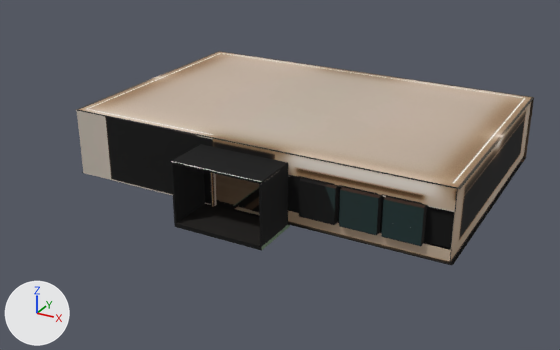
Before and after pictures for a commit that changed the glTF model public/models/hall-baked-mobile.glb.
The view is the same before and after, from a 50 mm lens placed at (20.9, -42.0, 19.8), pointed at (0.4, -4.7, 1.2). Every picture has the same lights, and +X, +Y and +Z are marked at lower left. The older version comes first. Where no turn or scale is listed for an object, it has been applied to the vertices. Vertices at exactly the same position are counted once.

In view in the first picture: 'baked-ceiling', 'baked-details', 'baked-floor', 'baked-walls'.
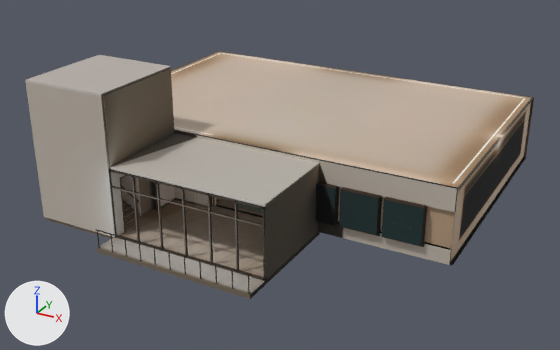
Where the newer file only moved an object's origin or applied its transform, the numbers keep the older frame.

Pixel boxes (x1, y1, x2, y2) of what changed, in the pictures (560 x 350 px; the box of a moved part takes in the faces that stretch with it):
'baked-foyer', added: after (25, 55, 319, 299)
'baked-floor', reshaped, surface changed: before (82, 158, 525, 265); after (121, 158, 525, 284)
part 1 of me_ceiling, deleted: before (171, 144, 288, 184)
part 2 of me_floor, moved or reshaped: before (174, 204, 290, 251); after (121, 200, 320, 284)
part 3 of me_floor, surface changed: before (82, 158, 525, 265); after (121, 158, 525, 284)
part 4 of me_wall_back, deleted: before (259, 165, 288, 247)
part 5 of me_wall_back, deleted: before (171, 164, 205, 223)
part 6 of me_wall_back, surface changed: before (81, 111, 457, 265); after (174, 130, 457, 265)

What the commit changed:
Picture 'lm-foyer' (img_lm_foyer) is new.
Material 'baked-foyer' (mat_baked_foyer) is new.
Its texture is img_lm_foyer.
Its roughness is 1.0.
me_ceiling is used by ob_baked_ceiling; location (0.0, -1.45, 3.9).
me_ceiling had 37 vertices, 32 faces and spanned x -12.1..12.1, y -9.6..9.6, z -0.3..0.3.
me_ceiling now has 29 vertices, 20 faces and spans x -12.1..12.1, y -6.7..9.6, z 0.3.
me_ceiling part 1: the loose piece of 8 vertices spanning x -2.8..2.8, y -9.6..-6.5, z -0.3..-0.2 is deleted.
me_floor is used by ob_baked_floor; location (0.0, -1.45, -0.11).
me_floor had 52 vertices, 52 faces and spanned x -12.1..12.1, y -9.6..9.6, z -0.1..0.1.
me_floor now has 52 vertices, 52 faces and spans x -12.1..12.1, y -12.4..9.6, z -0.1..0.1.
me_floor part 2: the loose piece of 8 vertices spanning x -2.8..2.8, y -9.6..-6.5, z -0.1..0.1 is scaled about its middle by (1.66, 1.91, 1), then moved by (0.0, -1.4, 0.0).
me_floor part 3: texture (UV) coordinates of 52 of 52 faces, centred in x -11.8..11.8, y -9.6..9.3, z -0.1..0.1, changed; they spanned u 0.0..1.0, v 0.0..0.94 and now span u 0.0..1.0, v 0.0..0.98.
me_wall_back is used by ob_baked_walls; location (0.0, -1.44, 2.1).
me_wall_back had 108 vertices, 130 faces and spanned x -12.2..12.2, y -9.6..9.6, z -2.1..2.1.
me_wall_back now has 92 vertices, 108 faces and spans x -12.2..12.2, y -6.7..9.6, z -2.1..2.1.
me_wall_back part 4: the loose piece of 8 vertices spanning x 2.7..2.8, y -9.6..-6.7, z -2.1..1.5 is deleted.
me_wall_back part 5: the loose piece of 8 vertices spanning x -2.8..-2.7, y -9.6..-6.7, z -2.1..1.5 is deleted.
me_wall_back part 6: 56 kept faces spanning x -12.0..12.0, y -6.7..-6.5, z -2.1..2.1 get new texture (UV) coordinates.
Other edits to the shape of me_wall_back do not show in these pictures.
Mesh me_facade__1 is new.
It has 989 vertices, 1780 faces and spans x -7.19..7.19, y -3.6..3.6, z -4.13..4.13.
It uses material mat_baked_foyer (picture img_lm_foyer).
Object 'baked-foyer' (ob_baked_foyer) is new; it shows me_facade__1.
Its location is (-2.53, -11.76, 3.89).
